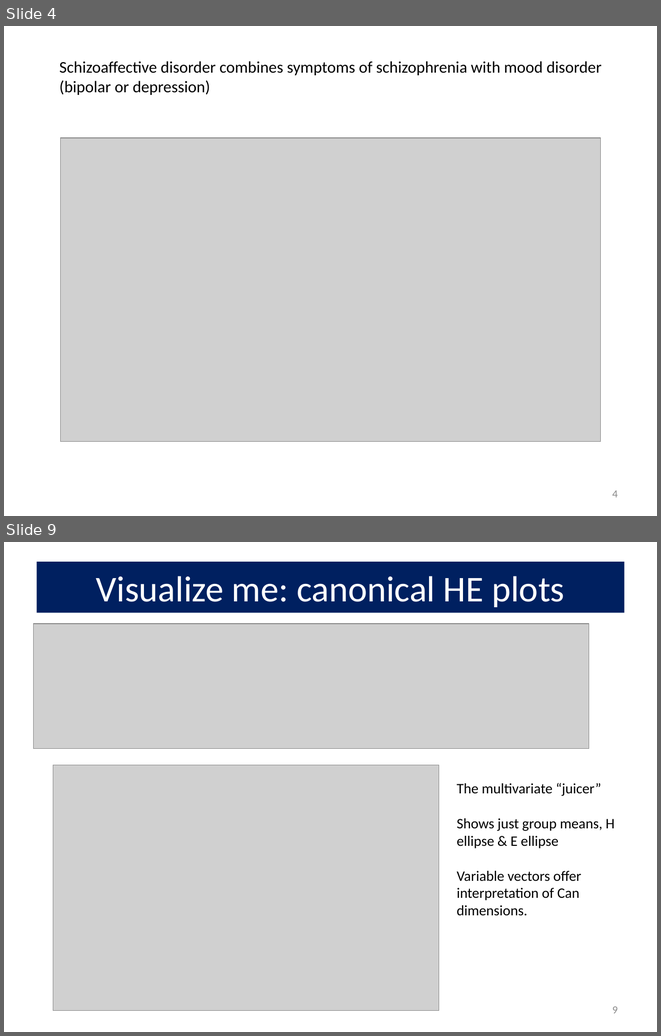
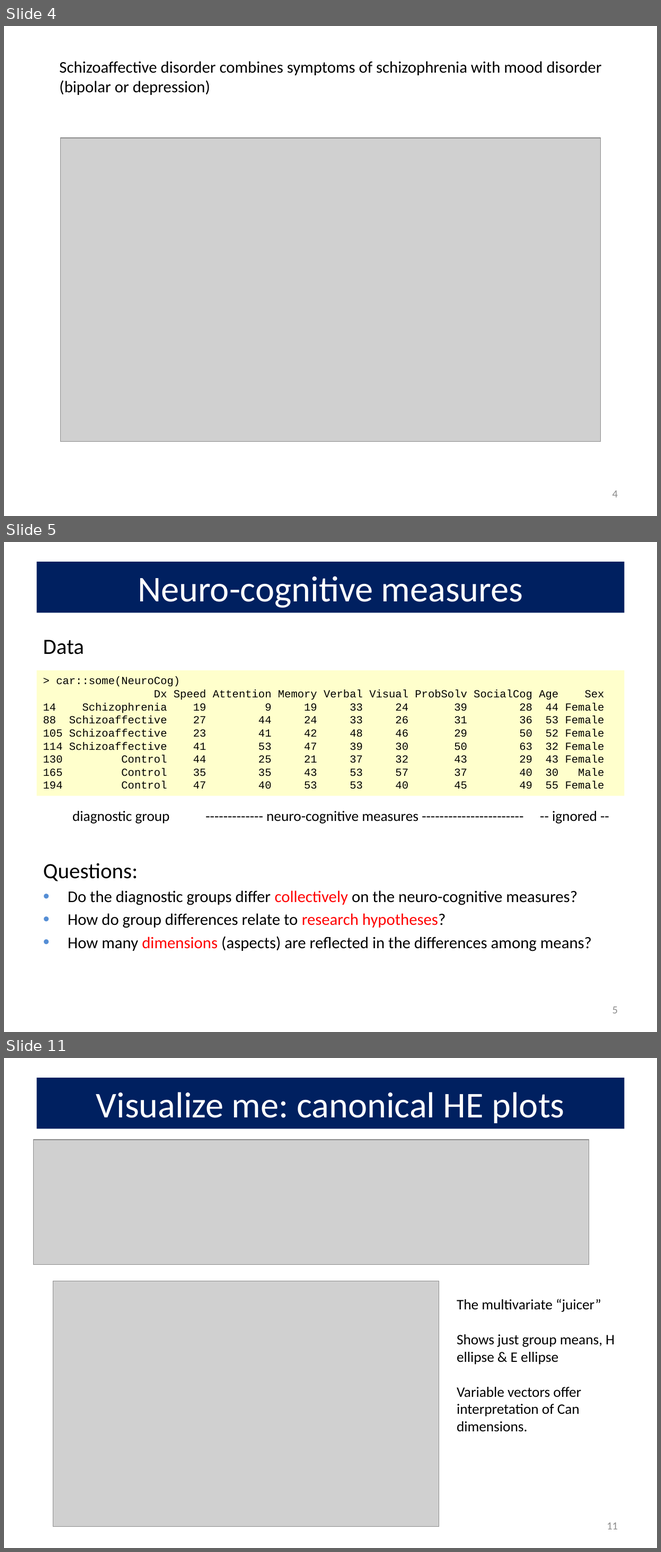
Before and after one commit to friendly/VisMLM-course, a slide deck: lectures/lecture3.pptx. Shown one above the other, each under a label of ours: slides 4 and 9 before the commit, slides 4, 5 and 11 after it; the slides between them are not shown. The pictures are 661x1036 and 661x1552 pixels, drawn with LibreOffice and Linux fonts; fonts in the diff are those of the drawing; grey boxes stand for pictures. Boxes give left, top, right and bottom in pixels: in the first picture for what was removed or moved away, otherwise in the second. Text is boxed around its words. In the diff, an @@ line names an element or a change of style, - is before the commit and + after.

```diff
--- a/lectures/lecture3.pptx
+++ b/lectures/lecture3.pptx
@@ slide 5 added at (4,542,657,1032), background #FFFFFF @@
@@ title added at (37,562,624,612), fill #002060, 40 pt, text #FFFFFF @@
+Neuro-cognitive measures
@@ text added at (43,640,84,654), 24 pt, text #000000 @@
+Data
@@ rectangle added at (37,671,624,796), fill #FFFF00 at 20% opacity, 12 pt, text #000000 @@
+> car::some(NeuroCog)
+Dx Speed Attention Memory Verbal Visual ProbSolv SocialCog Age Sex
+14 Schizophrenia 19 9 19 33 24 39 28 44 Female
+88 Schizoaffective 27 44 24 33 26 31 36 53 Female
+105 Schizoaffective 23 41 42 48 46 29 50 52 Female
+114 Schizoaffective 41 53 47 39 30 50 63 32 Female
+130 Control 44 25 21 37 32 43 29 43 Female
+165 Control 35 35 43 53 57 37 40 30 Male
+194 Control 47 40 53 53 40 45 49 55 Female
@@ text added at (72,811,597,823), 16 pt, text #000000 @@
+diagnostic group ------------- neuro-cognitive measures ----------------------- -- ignored --
@@ text added at (43,863,592,951), 18 pt, text #000000 @@
+Questions:
+• Do the diagnostic groups differ collectively on the neuro-cognitive measures?
+• How do group differences relate to research hypotheses?
+• How many dimensions (aspects) are reflected in the differences among means?
@@ page number added at (612,1006,618,1013), 12 pt, text #8C8C8C @@
+5
@@ what was slide 9 is now slide 11 @@
@@ page number at (607,1522,618,1529): text changed @@
-9
+11
```
Also in this commit, not shown: 5 slides changed, 3 other slides added, 4 other files.
